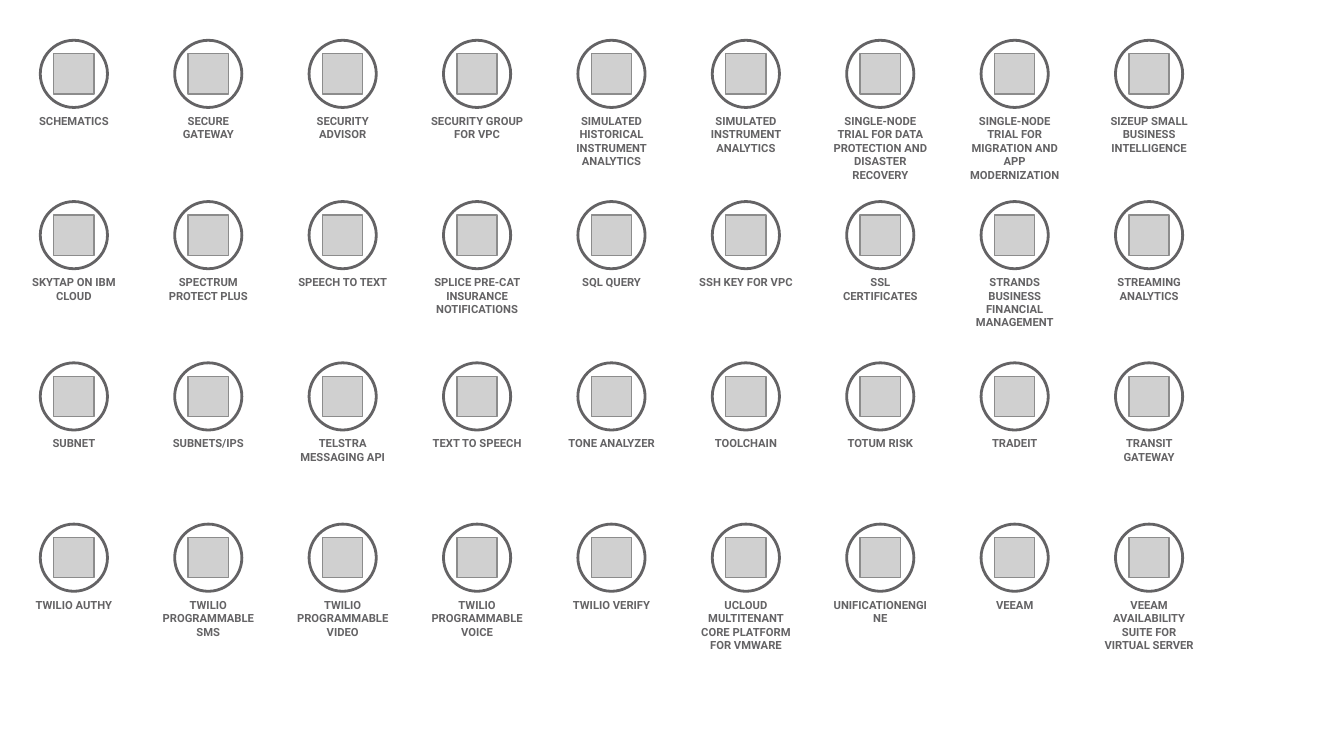
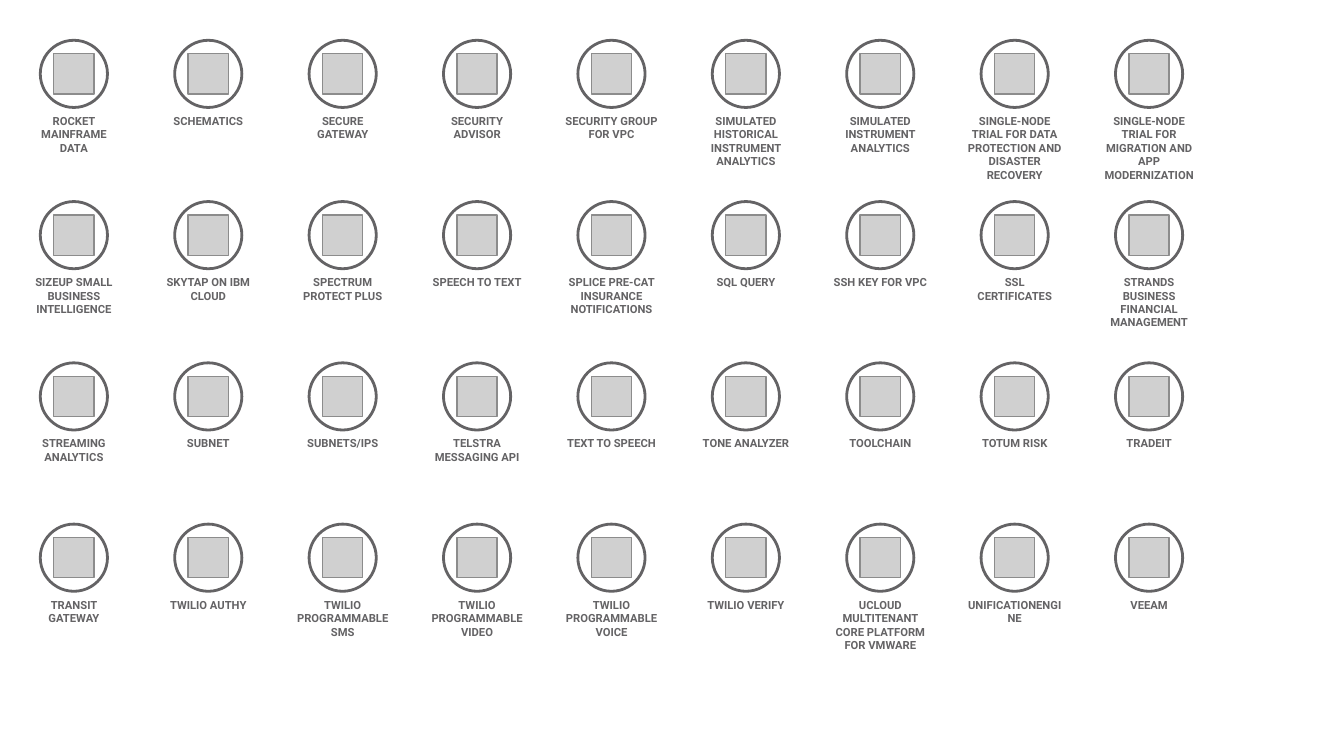
Before and after one commit to l2fprod/myarchitecture, a slide deck: slide 8 of mycatalog-architecture-diagram-template.pptx. Drawn at 1344x756 pixels with LibreOffice and Linux fonts; fonts in the diff are those of the drawing; grey boxes stand for pictures. Boxes give left, top, right and bottom in pixels: in the first picture for what was removed or moved away, otherwise in the second. Text is boxed around its words. In the diff, an @@ line names an element or a change of style, - is before the commit and + after.

```diff
--- a/mycatalog-architecture-diagram-template.pptx
+++ b/mycatalog-architecture-diagram-template.pptx
@@ text added at [41,117,107,152], 6 pt, text #646365, bold @@
+ROCKET MAINFRAME DATA
@@ text removed at [576,117,646,165] @@
-SIMULATED HISTORICAL INSTRUMENT ANALYTICS
@@ text at [711,117,781,165]: text changed @@
-SIMULATED INSTRUMENT ANALYTICS
+SIMULATED HISTORICAL INSTRUMENT ANALYTICS
@@ text at [845,117,915,152]: text changed @@
-SINGLE-NODE TRIAL FOR DATA PROTECTION AND DISASTER RECOVERY
+SIMULATED INSTRUMENT ANALYTICS
@@ text at [968,117,1062,179]: text changed @@
-SINGLE-NODE TRIAL FOR MIGRATION AND APP MODERNIZATION
+SINGLE-NODE TRIAL FOR DATA PROTECTION AND DISASTER RECOVERY
@@ text at [1105,117,1194,179]: text changed @@
-SIZEUP SMALL BUSINESS INTELLIGENCE
+SINGLE-NODE TRIAL FOR MIGRATION AND APP MODERNIZATION
@@ text added at [35,278,112,313], 6 pt, text #646365, bold @@
+SIZEUP SMALL BUSINESS INTELLIGENCE
@@ text "STREAMING ANALYTICS": place and size @@
-text "STREAMING ANALYTICS" at [1117,278,1180,300]
+text "STREAMING ANALYTICS" at [42,439,105,461]
@@ text removed at [1124,439,1175,461] @@
-TRANSIT GATEWAY
@@ 23 texts: place and size @@
-23 texts at [32,117,1054,649]
+23 texts at [167,117,1188,649]
@@ text at [48,601,99,622]: text changed @@
-TWILIO AUTHY
+TRANSIT GATEWAY
@@ text at [170,601,246,609]: text changed @@
-TWILIO PROGRAMMABLE SMS
+TWILIO AUTHY
@@ text at [297,601,388,636]: text changed @@
-TWILIO PROGRAMMABLE VIDEO
+TWILIO PROGRAMMABLE SMS
@@ text at [432,601,523,636]: text changed @@
-TWILIO PROGRAMMABLE VOICE
+TWILIO PROGRAMMABLE VIDEO
@@ text at [566,601,657,636]: text changed @@
-TWILIO VERIFY
+TWILIO PROGRAMMABLE VOICE
@@ text added at [707,601,784,609], 6 pt, text #646365, bold @@
+TWILIO VERIFY
@@ text removed at [1105,601,1194,649] @@
-VEEAM AVAILABILITY SUITE FOR VIRTUAL SERVER
```
Also in this commit, not shown: 4 other slides changed, 1 other file.
